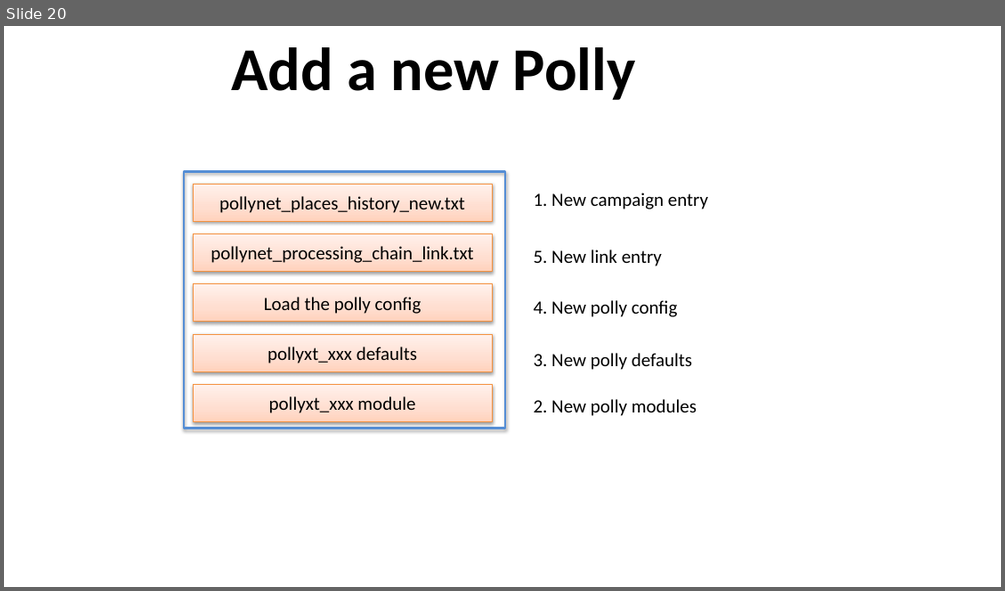
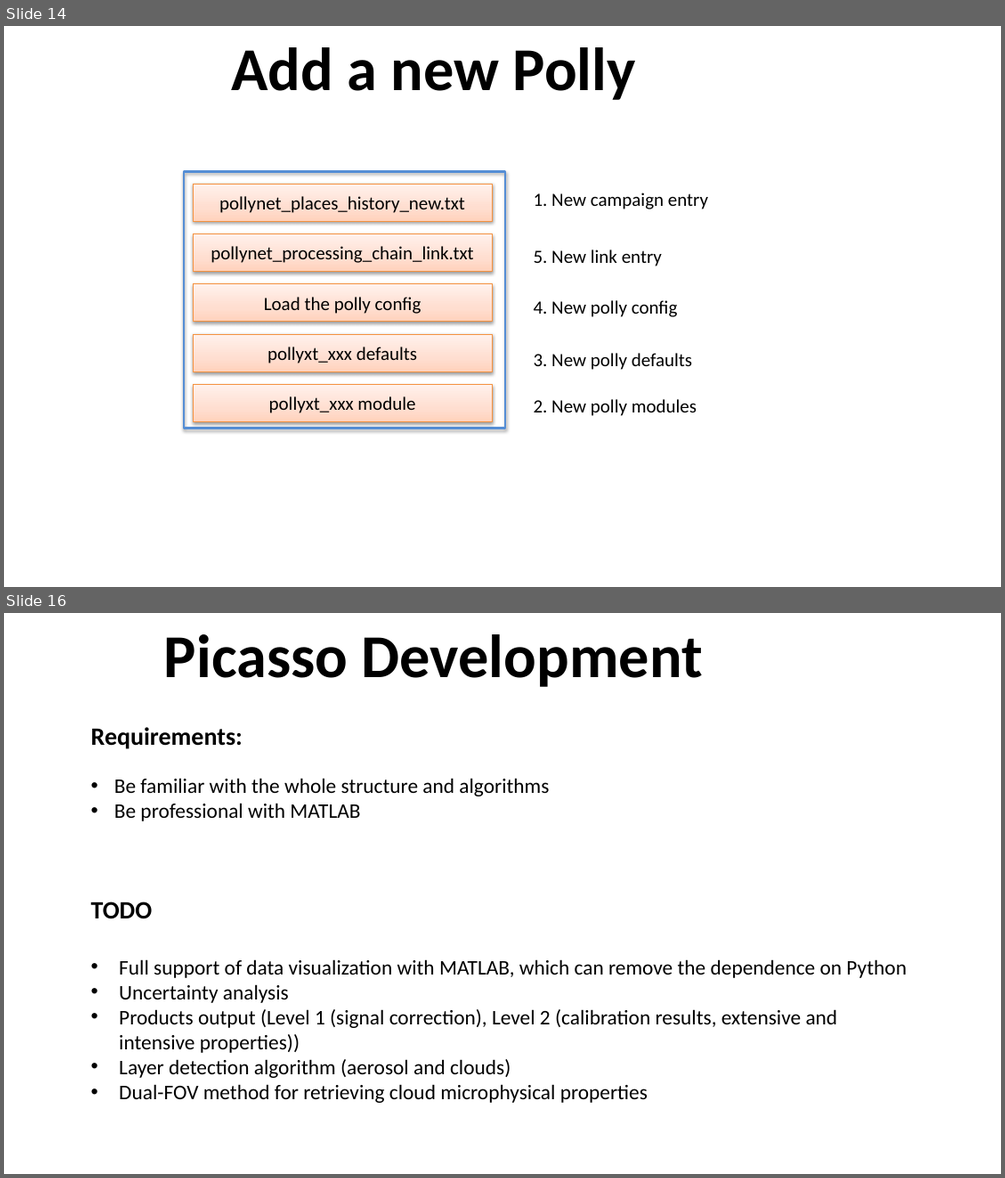
Before and after one commit to PollyNET/Pollynet_Processing_Chain, a slide deck: doc/Pollynet_Processing_Chain.pptx. Shown one above the other, each under a label of ours: slide 20 before the commit, slides 14 and 16 after it; the slides between them are not shown. The pictures are 1005x591 and 1005x1178 pixels, drawn with LibreOffice and Linux fonts; fonts in the diff are those of the drawing; background and template pictures are left out. Boxes give left, top, right and bottom in pixels: in the first picture for what was removed or moved away, otherwise in the second. Text is boxed around its words. In the diff, an @@ line names an element or a change of style, - is before the commit and + after.

```diff
--- a/doc/Pollynet_Processing_Chain.pptx
+++ b/doc/Pollynet_Processing_Chain.pptx
@@ slide 16 added at <box>4,613,1001,1174</box>, background #FFFFFF @@
@@ title added at <box>164,634,703,687</box>, 58.7 pt, text #000000, bold @@
+Picasso Development
@@ text added at <box>91,727,549,821</box>, 20 pt, text #000000 @@
+Requirements:
+• Be familiar with the whole structure and algorithms
+• Be professional with MATLAB
@@ text added at <box>91,901,906,1103</box>, 20 pt, text #000000 @@
+TODO
+• Full support of data visualization with MATLAB, which can remove the dependence on Python
+• Uncertainty analysis
+• Products output (Level 1 (signal correction), Level 2 (calibration results, extensive and intensive properties))
+• Layer detection algorithm (aerosol and clouds)
+• Dual-FOV method for retrieving cloud microphysical properties
@@ what was slide 20 is now slide 14 @@
```
Also in this commit, not shown: 2 slides changed, 4 other slides added, 1 other file.
